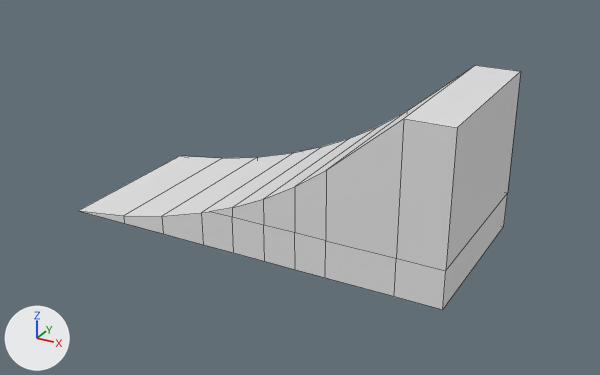
What one commit did to the Blender file Content/Placeable/Hazard/Ramp/Ramp.blend.
Rendered twice from a 50 mm lens placed at (5.16, -8.99, 5.01), pointed at (0.27, -0.11, 0.56). Arrows for +X, +Y and +Z are at lower left; the lights stay in place. Mesh edges are drawn as thin lines.

The older version as bpy lines, for what is in view:
```python
me_transform15 = bpy.data.meshes.new('transform15')
me_transform15.from_pydata(...)  # 52 vertices, 41 faces; spans x -2.7..2.7, y -1.2..1.2, z 0.0..2.16
# faces by material slot: [22, 19]
me_transform15.materials.append(mat_base)  # white #e7e7e7
me_transform15.materials.append(mat_side)  # white #e7e7e7
ob_sm_ramp = bpy.data.objects.new('SM_Ramp', me_transform15)
ob_sm_ramp.location = (0.0, 0.0, 0.0)
_m = ob_sm_ramp.modifiers.new('EdgeSplit', 'EDGE_SPLIT')
_m.use_edge_angle = False
```
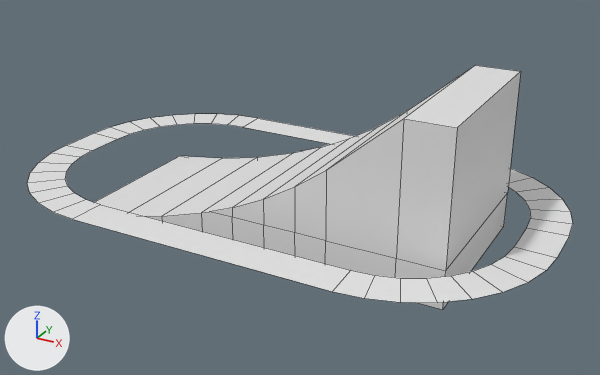
Changed parts and their boxes [x1, y1, x2, y2] in the pictures (600 x 375 px):
'SM_Ramp.001', added
    after: [27, 114, 573, 303]

Diff of the bpy script that builds the scene:
```diff
--- a/Content/Placeable/Hazard/Ramp/Ramp.blend.py
+++ b/Content/Placeable/Hazard/Ramp/Ramp.blend.py
@@ me_transform15_001 @@
+me_transform15_001.from_pydata(...)  # 72 vertices, 36 faces; spans x -3.7..3.7, y -2.2..2.2, z 0.5
+me_transform15_001.materials.append(mat_base)  # white #e7e7e7
@@ ob_sm_ramp_001 @@
+ob_sm_ramp_001 = bpy.data.objects.new('SM_Ramp.001', me_transform15_001)
+ob_sm_ramp_001.location = (0.0, 0.0, 0.0)
+_m = ob_sm_ramp_001.modifiers.new('EdgeSplit', 'EDGE_SPLIT')
+_m.use_edge_angle = False
```
